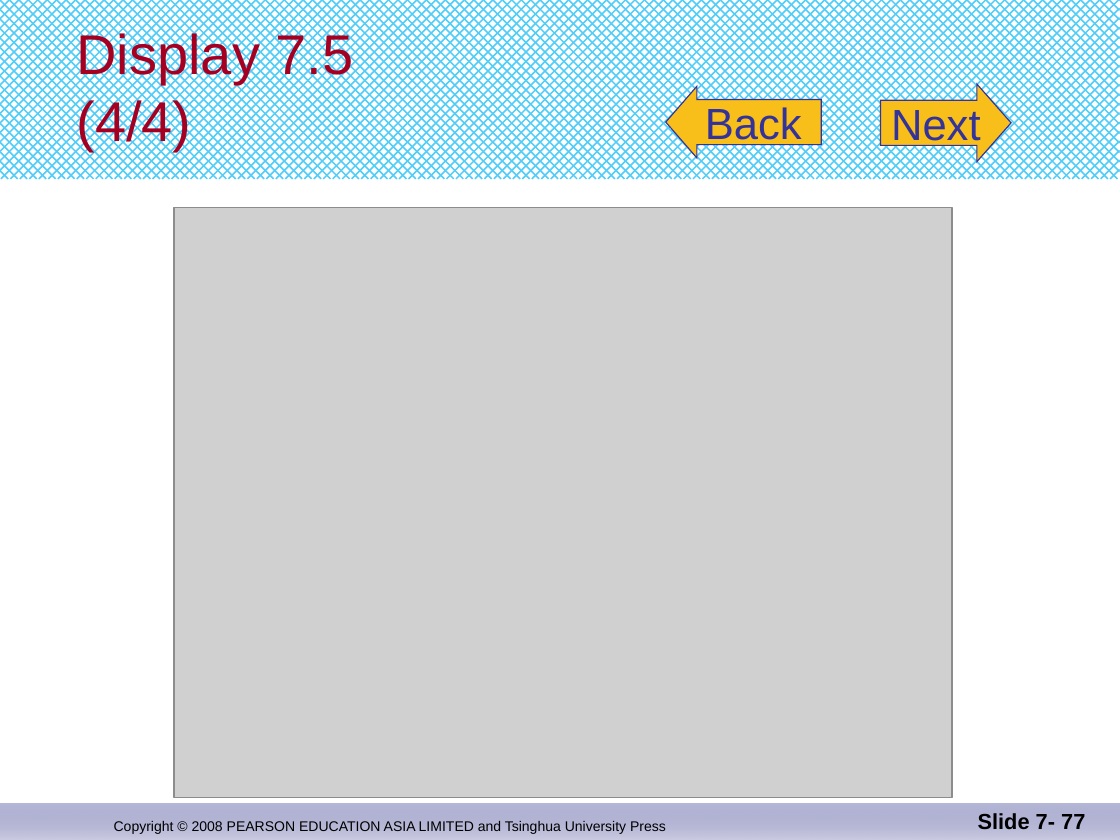
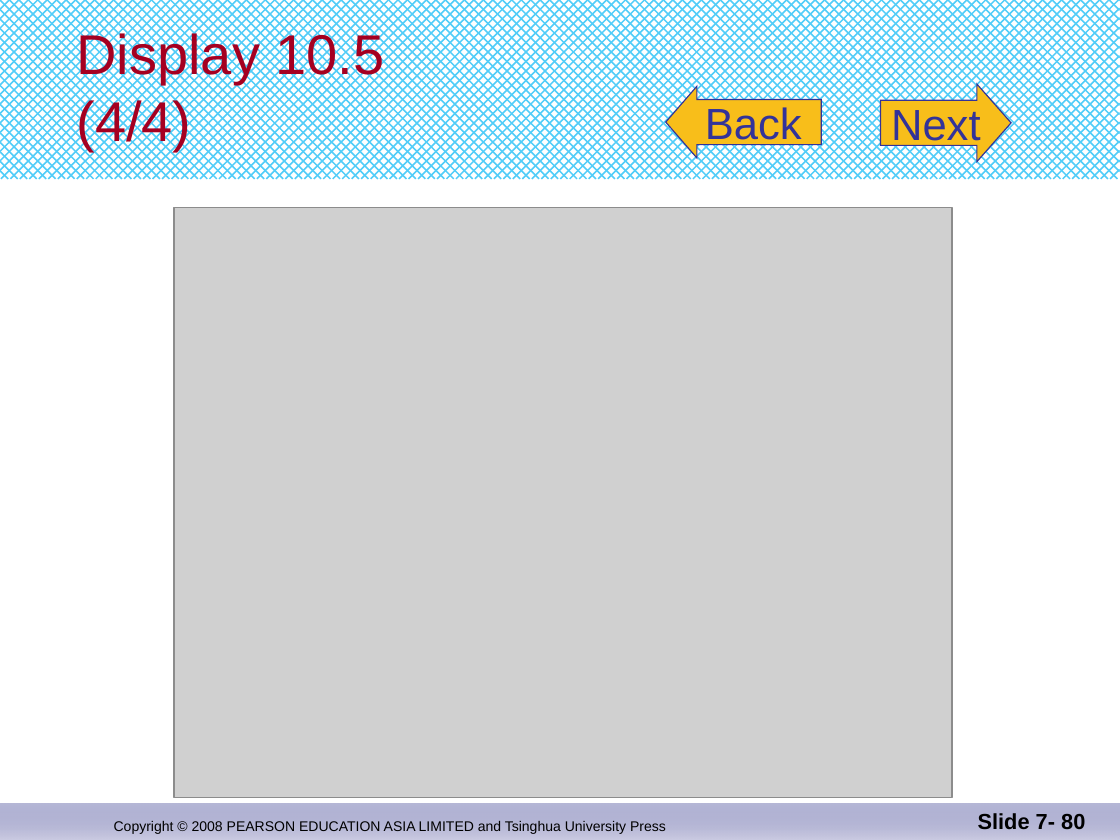
Before and after one commit to djuanbei/CPLUSPLUS, a slide deck: slide 80 of ppt/Chapter 10.pptx (slide 77 before the commit). Drawn at 1120x840 pixels with LibreOffice and Linux fonts; fonts in the diff are those of the drawing; grey boxes stand for pictures. Boxes give left, top, right and bottom in pixels: in the first picture for what was removed or moved away, otherwise in the second. Text is boxed around its words. In the diff, an @@ line names an element or a change of style, - is before the commit and + after.

```diff
--- a/ppt/Chapter 10.pptx
+++ b/ppt/Chapter 10.pptx
@@ title at box(77, 30, 385, 151): text changed @@
-Display 7.5
-(4/4)
+Display 10.5
+(4/4)
@@ page number at box(978, 813, 1085, 829): text changed @@
-Slide 7- 77
+Slide 7- 80
```
Also in this commit, not shown: 43 other slides changed, 4 slides added, 1 slide removed.
